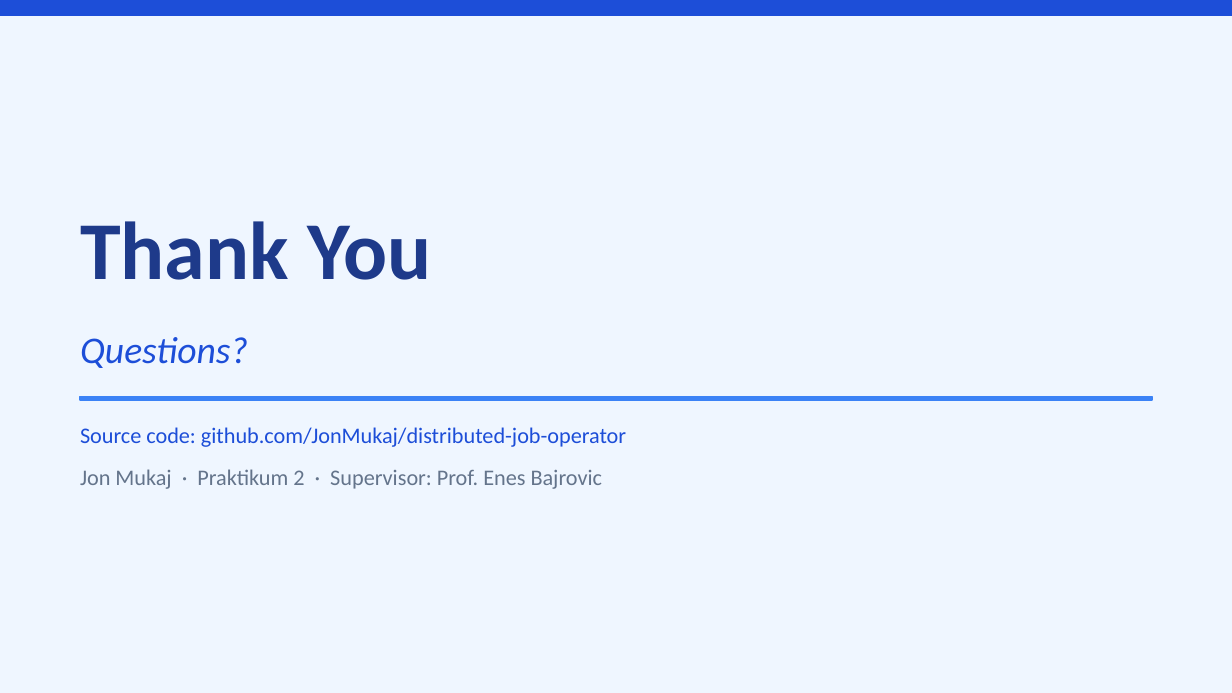
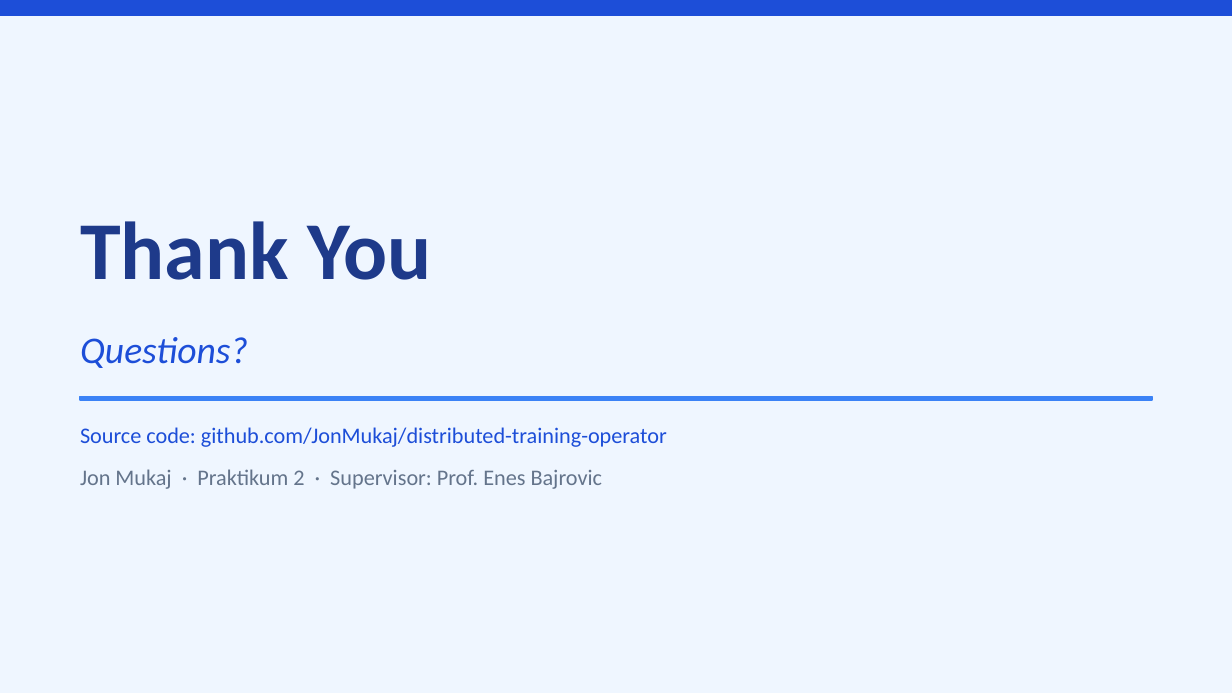
Before and after one commit to JonMukaj/praktikum2, a slide deck: slide 8 of presentation/final-finished.pptx. Drawn at 1232x693 pixels with LibreOffice and Linux fonts; fonts in the diff are those of the drawing. Boxes give left, top, right and bottom in pixels: in the first picture for what was removed or moved away, otherwise in the second. Text is boxed around its words. In the diff, an @@ line names an element or a change of style, - is before the commit and + after.

```diff
--- a/presentation/final-finished.pptx
+++ b/presentation/final-finished.pptx
@@ text at <box>80,427,667,447</box>: text changed @@
-Source code: github.com/JonMukaj/distributed-job-operator
+Source code: github.com/JonMukaj/distributed-training-operator
```
Also in this commit, not shown: 2 other slides changed, 2 slides added.
